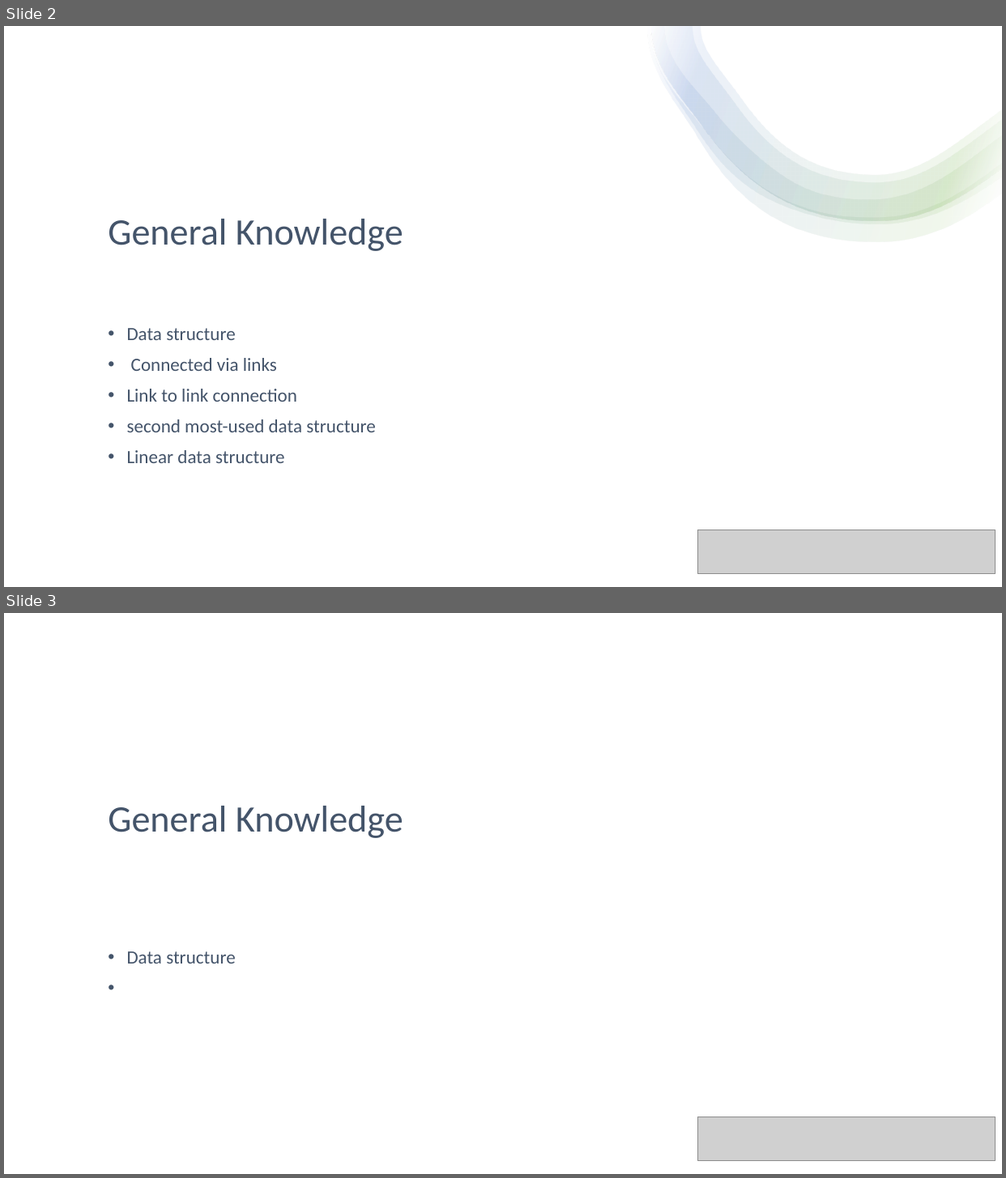
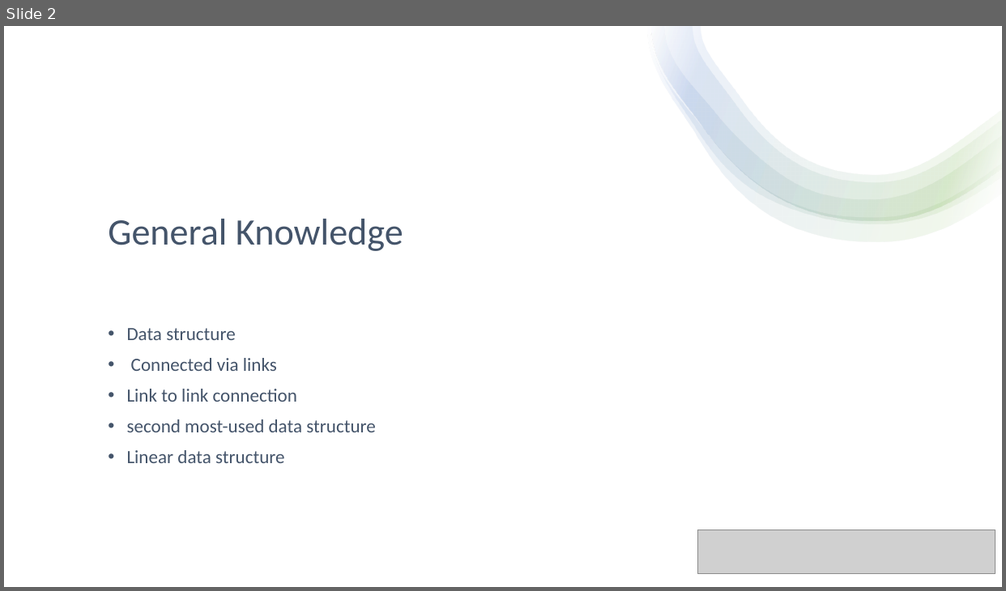
Before and after one commit to niklastrinkl/DornFussenegger-Trinkl-LinkedList-2022, a slide deck: Präsentation.pptx. Shown one above the other, each under a label of ours: slides 2 and 3 before the commit, slide 2 after it. The pictures are 1006x1178 and 1006x591 pixels, drawn with LibreOffice and Linux fonts; fonts in the diff are those of the drawing; grey boxes stand for pictures. Boxes give left, top, right and bottom in pixels: in the first picture for what was removed or moved away, otherwise in the second. Text is boxed around its words. In the diff, an @@ line names an element or a change of style, - is before the commit and + after.

```diff
--- a/Präsentation.pptx
+++ b/Präsentation.pptx
@@ slide 3 removed at bbox=[4, 613, 1002, 1174], background #FFFFFF @@
@@ title removed at bbox=[108, 806, 403, 838] @@
-General Knowledge
@@ text removed at bbox=[127, 952, 235, 964] @@
-• Data structure
@@ picture removed at bbox=[698, 1117, 995, 1161] @@
```
Also in this commit, not shown: 9 slides added, 1 other slide removed.
